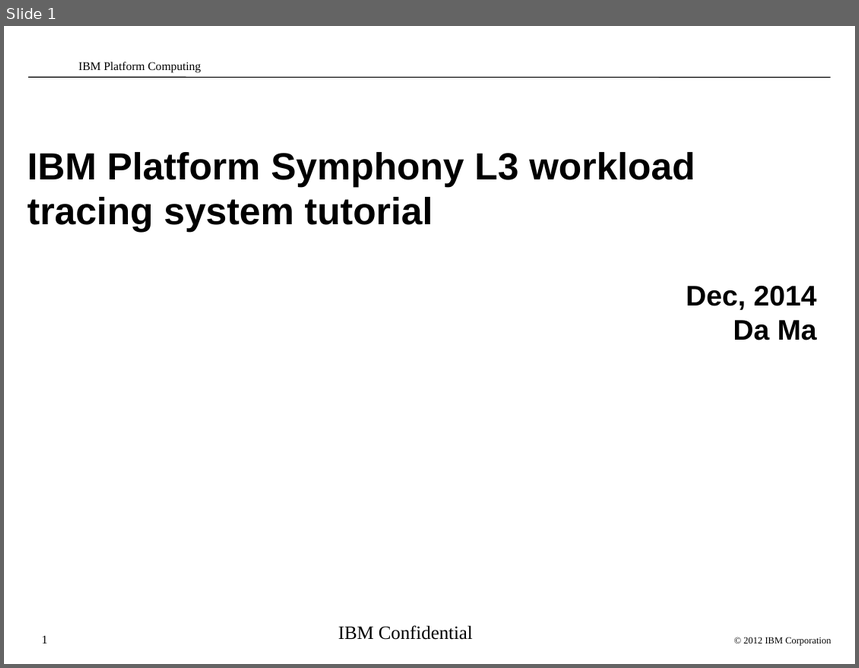
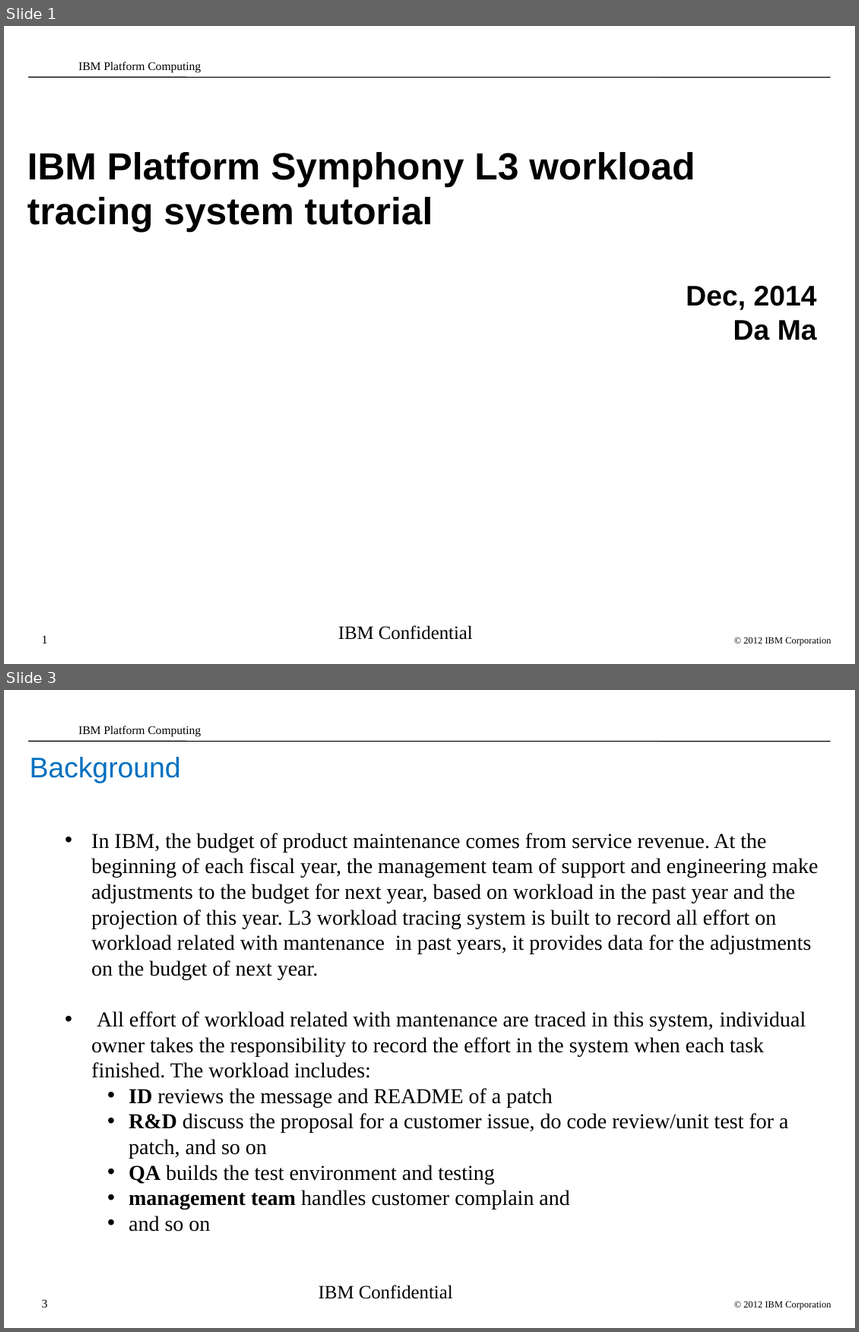
Before and after one commit to dma1982/algo, a slide deck: process/L3_workload_tracing_system_tutorial.ppt. Shown one above the other, each under a label of ours: slide 1 before the commit, slides 1 and 3 after it; the slides between them are not shown. The pictures are 859x668 and 859x1332 pixels, drawn with LibreOffice and Linux fonts; fonts in the diff are those of the drawing; background and template pictures are left out. Boxes give left, top, right and bottom in pixels: in the first picture for what was removed or moved away, otherwise in the second. Text is boxed around its words. In the diff, an @@ line names an element or a change of style, - is before the commit and + after.

```diff
--- a/process/L3_workload_tracing_system_tutorial.ppt
+++ b/process/L3_workload_tracing_system_tutorial.ppt
@@ slide 3 added at [4,690,855,1328], background #FFFFFF; not listed: 4 template elements that a slide beside it also shows @@
@@ text added at [30,757,181,783], 24 pt, text #0070C0 @@
+Background
@@ text added at [91,833,819,1232], 18 pt, text #000000 @@
+  • In IBM, the budget of product maintenance comes from service revenue. At the beginning of each fiscal year, the management team of support and engineering make adjustments to the budget for next year, based on workload in the past year and the projection of this year. L3 workload tracing system is built to record all effort on workload related with mantenance in past years, it provides data for the adjustments on the budget of next year.
+  • All effort of workload related with mantenance are traced in this system, individual owner takes the responsibility to record the effort in the system when each task finished. The workload includes:
+    • ID reviews the message and README of a patch
+    • R&D discuss the proposal for a customer issue, do code review/unit test for a patch, and so on
+    • QA builds the test environment and testing
+    • management team handles customer complain and
+    • and so on
@@ text added at [319,1285,453,1300], 16 pt, text #000000 @@
+IBM Confidential
```
Also in this commit, not shown: 3 slides changed, 1 other slide added, 2 slides removed.
